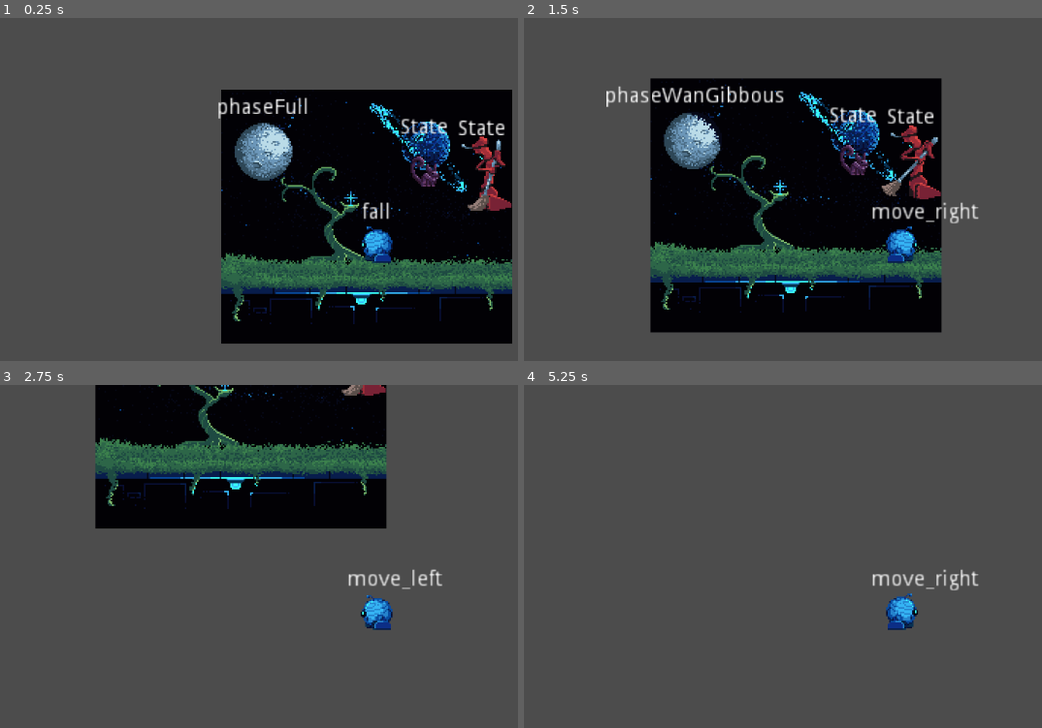
Above: before the commit, frames 1-4 (two rows, left to right).
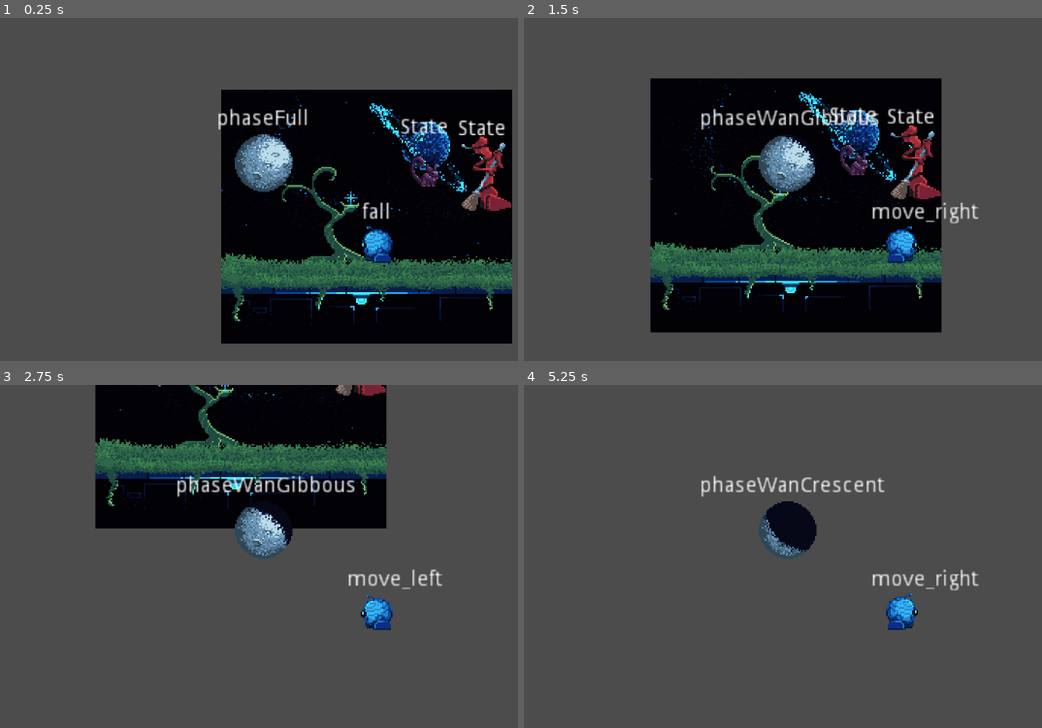
Above: after the commit, the same moments.

Repository: GeekzGamingz/Myunjoule
Game: Godot game, scene res://source/Levels/Level_Debug.tscn
The game is run twice, just before and just after one commit, with the same random seed, the same clock (stepped at 60 frames per second) and the same inputs.
Inputs:
- Up to frame 1 (0.25 s): no input
- Up to frame 2 (1.5 s): hold D (move_right) from 0.53 s (still down); tap E (activate) at 0.6, 1.35 s
- Up to frame 3 (2.75 s): release D (move_right) at 2.03 s; hold A (move_left) from 2.03 s (still down); tap E (activate) at 2.1 s
- Up to frame 4 (5.25 s): release A (move_left) at 2.78 s; hold D (move_right) 2.78-4.28 s; tap E (activate) every 0.75 s from 2.85 to 5.1 s; hold A (move_left) 4.28-5.03 s; hold D (move_right) from 5.03 s (still down)

The runs differ from the first frame. In frame 1, 2.6% of the frame differs, in the area x 42-98%, y 23-57%; in frame 2, 4.7%, in the area x 15-80%, y 19-53%; in frame 3, 2.1%; in frame 4, 2.2%.

Commit message:
Tweaked Folder Heirarchy for NPCs; Added Moon as Child of Player

Diff:
--- a/source/Actors/Critter/Critter.tscn
+++ b/source/Actors/Critter/Critter.tscn
@@ -1,6 +1,6 @@
 [gd_scene load_steps=6 format=2]
 
-[ext_resource path="res://assets/Actors/Critter/critter-Sheet.png" type="Texture" id=1]
+[ext_resource path="res://assets/NPCs/Critter/critter-Sheet.png" type="Texture" id=1]
 
 [sub_resource type="CircleShape2D" id=6]
 
--- a/source/Actors/Yorker/Yorker.tscn
+++ b/source/Actors/Yorker/Yorker.tscn
@@ -1,6 +1,6 @@
 [gd_scene load_steps=7 format=2]
 
-[ext_resource path="res://assets/Actors/Yorker/Yorker-sweeping-Sheet.png" type="Texture" id=2]
+[ext_resource path="res://assets/NPCs/Yorker/Yorker-sweeping-Sheet.png" type="Texture" id=2]
 
 [sub_resource type="CapsuleShape2D" id=6]
 height = 28.0
@@ -22,9 +22,9 @@
 
 [sub_resource type="Animation" id=2]
 resource_name = "idle"
-length = 0.48
+length = 0.64
 loop = true
-step = 0.12
+step = 0.16
 tracks/0/type = "value"
 tracks/0/path = NodePath("../YorkerSprite:texture")
 tracks/0/interp = 1
@@ -56,7 +56,7 @@
 tracks/2/imported = false
 tracks/2/enabled = true
 tracks/2/keys = {
-"times": PoolRealArray( 0, 0.12, 0.24, 0.36 ),
+"times": PoolRealArray( 0, 0.16, 0.32, 0.48 ),
 "transitions": PoolRealArray( 1, 1, 1, 1 ),
 "update": 1,
 "values": [ 0, 1, 2, 3 ]
--- a/source/Levels/Level_Debug.tscn
+++ b/source/Levels/Level_Debug.tscn
@@ -16,8 +16,8 @@
 [node name="Player" parent="." instance=ExtResource( 1 )]
 position = Vector2( 103, 95 )
 
-[node name="Moon" parent="." instance=ExtResource( 3 )]
-position = Vector2( 28, 41 )
+[node name="Moon" parent="Player" instance=ExtResource( 3 )]
+position = Vector2( -75, -54 )
 
 [node name="Yorker" parent="." instance=ExtResource( 4 )]
 position = Vector2( 172, 55 )
Renamed: assets/Actors/Critter/critter-Sheet.png -> assets/NPCs/Critter/critter-Sheet.png
Not shown, added: assets/NPCs/Critter/critter-Sheet.png.import
Renamed: assets/Actors/Yorker/Yorker-sweeping-Sheet.png -> assets/NPCs/Yorker/Yorker-sweeping-Sheet.png
Not shown, added: assets/NPCs/Yorker/Yorker-sweeping-Sheet.png.import
Binary file added: assets/Objects/Bottle/bottle.png
Not shown, added: assets/Objects/Bottle/bottle.png.import
Binary file added: assets/Objects/Gadgets/dronecursor.png
Not shown, added: assets/Objects/Gadgets/dronecursor.png.import
Binary file added: assets/Objects/Gadgets/rope.png
Not shown, added: assets/Objects/Gadgets/rope.png.import
Binary file added: assets/Player/rowbit-Sheet.png
Not shown, changed: assets/Player/rowbit-Sheet.png.import
(and 8 more such lines)
